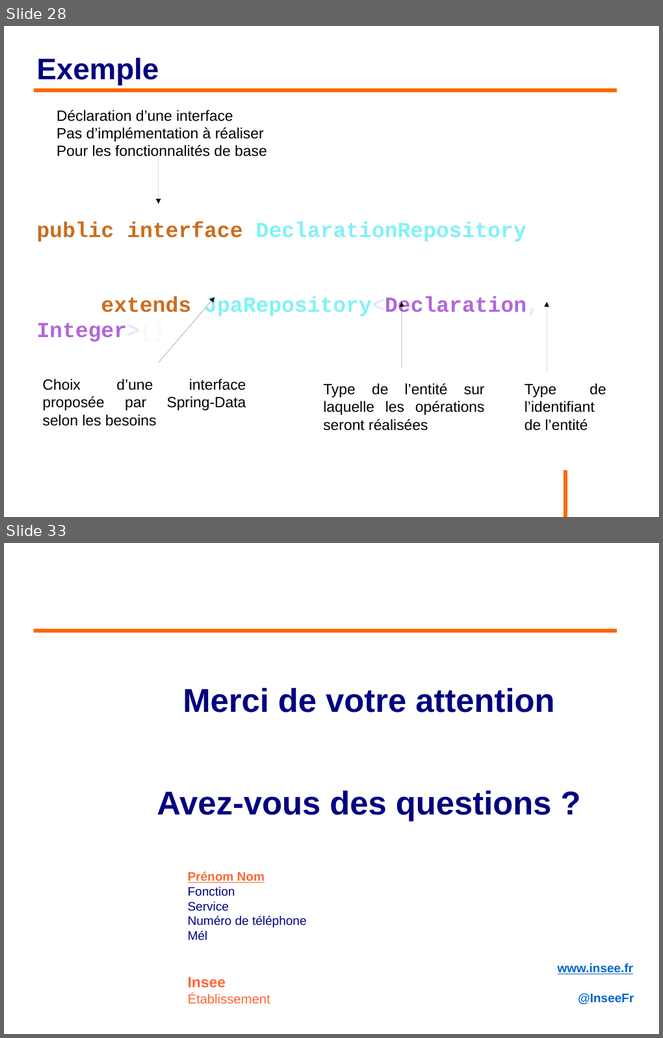
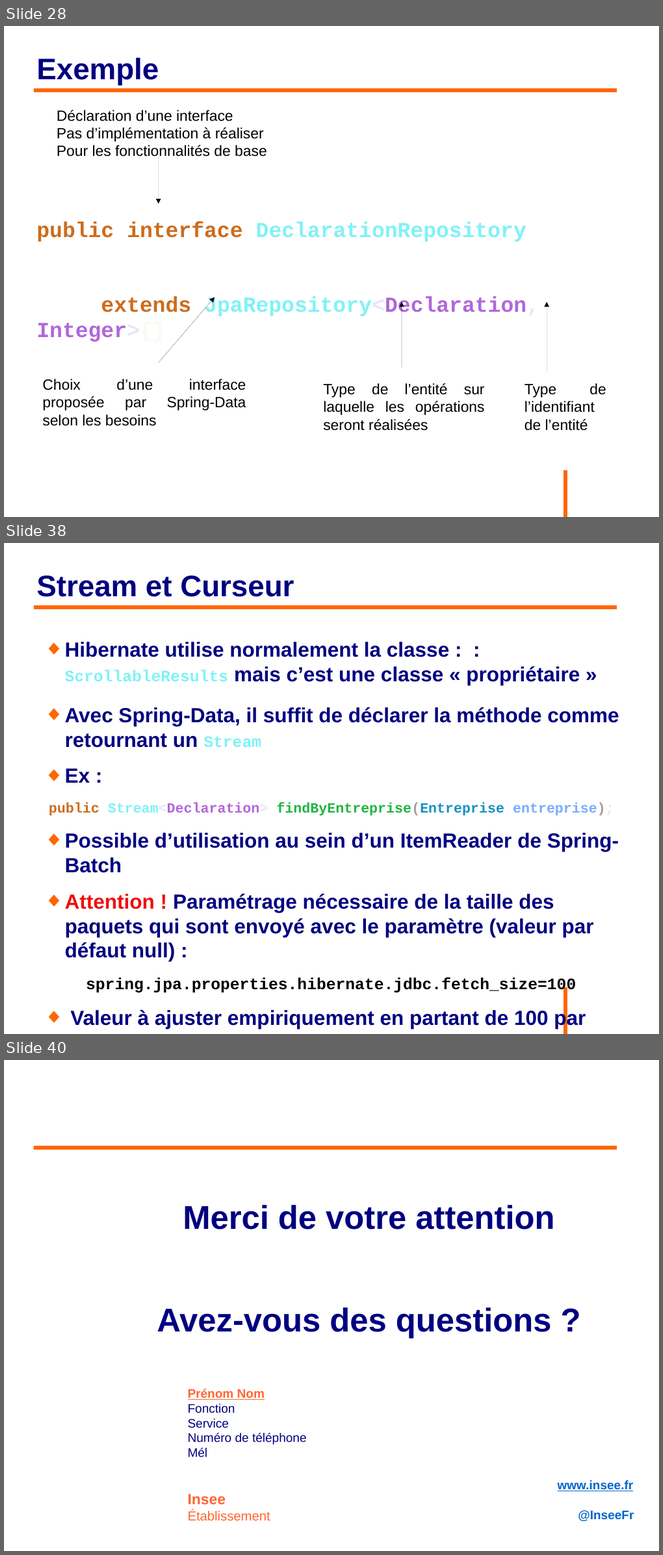
Before and after one commit to philphils/formation-hibernate-avancee, a slide deck: Documentation/diapo_formation_hibernate_avancee.odp. Shown one above the other, each under a label of ours: slides 28 and 33 before the commit, slides 28, 38 and 40 after it; the slides between them are not shown. The pictures are 663x1038 and 663x1555 pixels, drawn with LibreOffice and Linux fonts; fonts in the diff are those of the drawing; background and template pictures are left out. Boxes give left, top, right and bottom in pixels: in the first picture for what was removed or moved away, otherwise in the second. Text is boxed around its words. In the diff, an @@ line names an element or a change of style, - is before the commit and + after.

Commit message:
Fin de la partie diapo Spring-Data, reste le TP

```diff
--- a/Documentation/diapo_formation_hibernate_avancee.odp
+++ b/Documentation/diapo_formation_hibernate_avancee.odp
@@ slide 38 added at (x1=4, y1=543, x2=659, y2=1034), background #FFFFFF; not listed: 1 template element that a slide beside it also shows @@
@@ title added at (x1=36, y1=575, x2=294, y2=597), 36 pt, text #000080, bold @@
+Stream et Curseur
@@ line added from (34, 607) to (618, 607), #FF6600 4.54 pt @@
@@ text added at (x1=49, y1=642, x2=619, y2=1029), 24.8 pt, text #000080, bold @@
+◆ Hibernate utilise normalement la classe : : ScrollableResults mais c’est une classe « propriétaire »
+◆ Avec Spring-Data, il suffit de déclarer la méthode comme retournant un Stream
+◆ Ex :
+public Stream<Declaration> findByEntreprise(Entreprise entreprise);
+◆ Possible d’utilisation au sein d’un ItemReader de Spring-Batch
+◆ Attention ! Paramétrage nécessaire de la taille des paquets qui sont envoyé avec le paramètre (valeur par défaut null) :
+spring.jpa.properties.hibernate.jdbc.fetch_size=100
+◆ Valeur à ajuster empiriquement en partant de 100 par palier de 100 par ex
@@ what was slide 33 is now slide 40 @@
```
Also in this commit, not shown: 5 slides changed, 6 other slides added.
